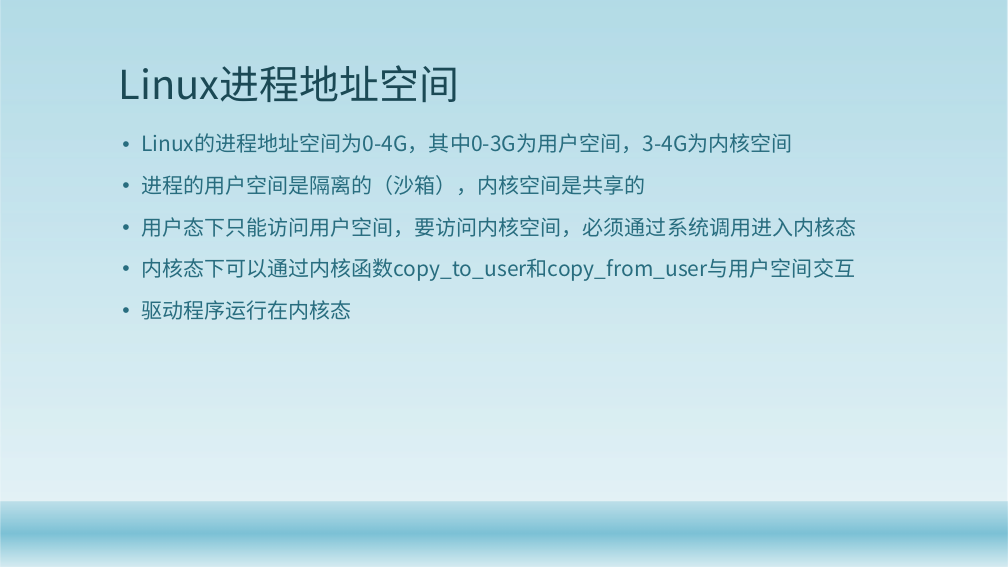
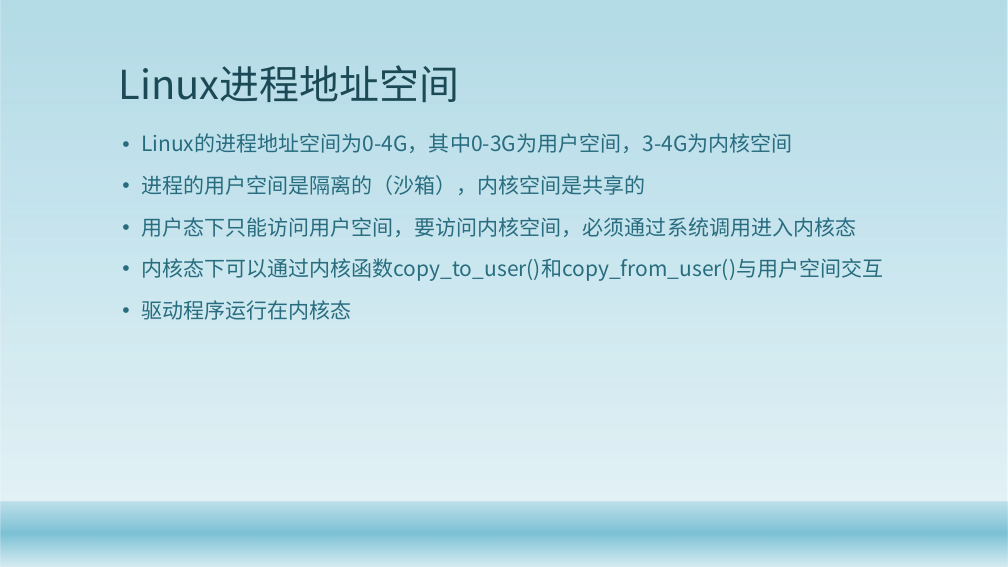
Before and after one commit to gaozhuo/binder-, a slide deck: slide 6 of 技术分享.pptx. Drawn at 1008x567 pixels with LibreOffice and Linux fonts; fonts in the diff are those of the drawing; background and template pictures are left out. Boxes give left, top, right and bottom in pixels: in the first picture for what was removed or moved away, otherwise in the second. Text is boxed around its words. In the diff, an @@ line names an element or a change of style, - is before the commit and + after.

```diff
--- a/技术分享.pptx
+++ b/技术分享.pptx
@@ text at (x1=141, y1=258, x2=883, y2=281): text changed @@
-• 内核态下可以通过内核函数copy_to_user和copy_from_user与用户空间交互
+• 内核态下可以通过内核函数copy_to_user()和copy_from_user()与用户空间交互
```
Also in this commit, not shown: 1 other slide changed, 2 slides added, 1 other file.
